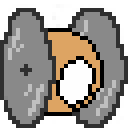
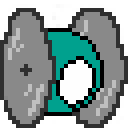
Two versions of the same layered image (128px x 128px). Layer-by-layer changes:
painted on "Layer 7" over (48, 32, 100, 112)
